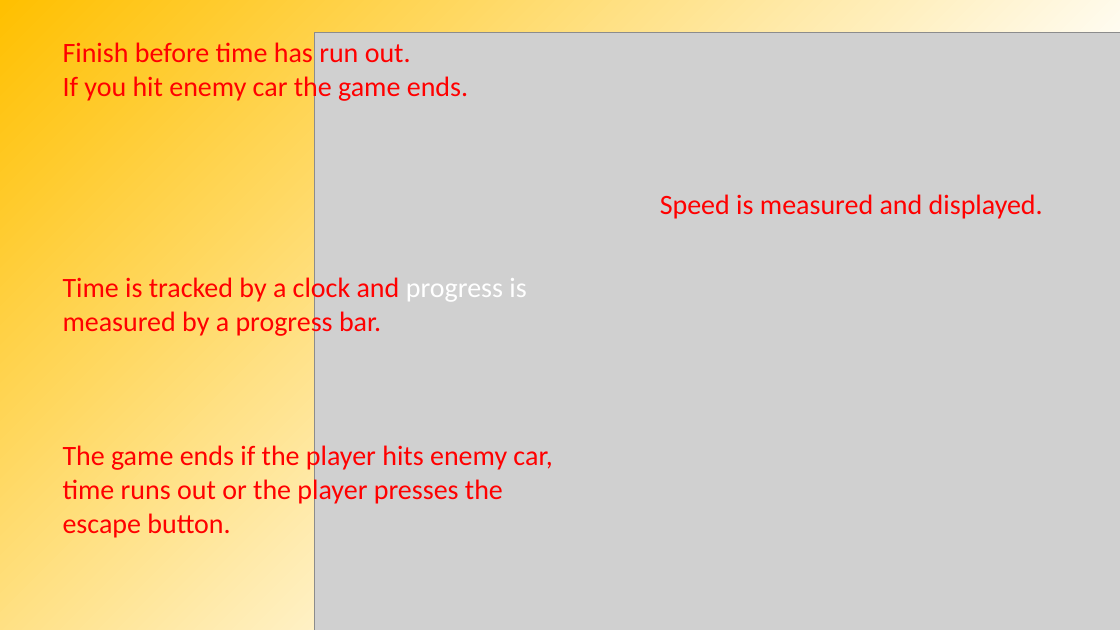
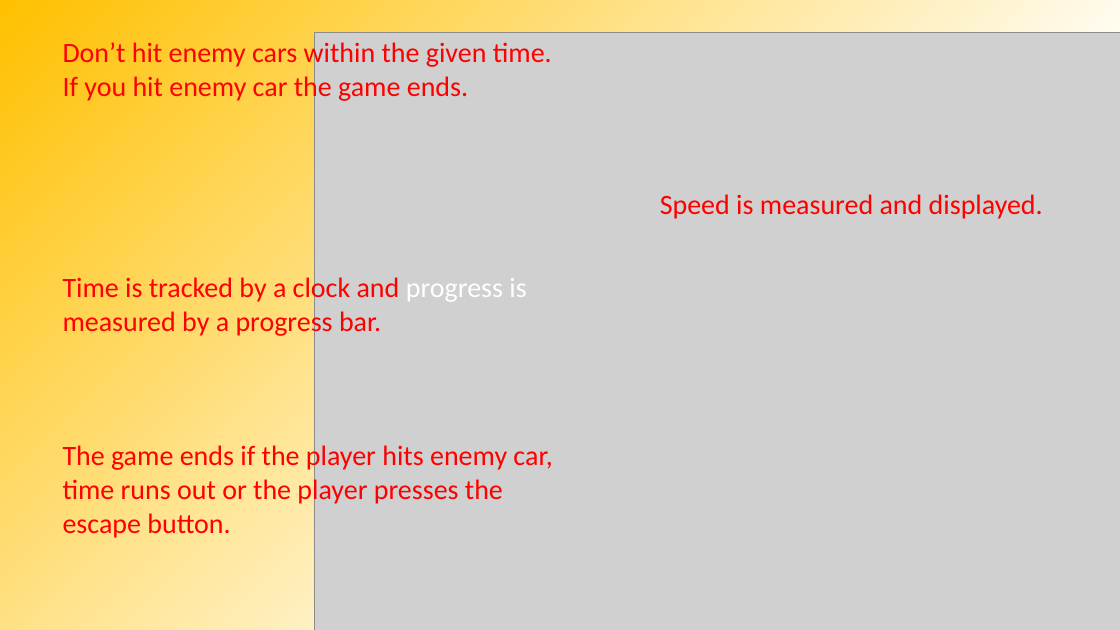
Before and after one commit to Monkey-Gland/JS-UI-and-DOM-Monkey-Gland, a slide deck: slide 3 of RoadFighter/JS UI & DOM TEAM WORK.pptx. Drawn at 1120x630 pixels with LibreOffice and Linux fonts; fonts in the diff are those of the drawing; grey boxes stand for pictures. Boxes give left, top, right and bottom in pixels: in the first picture for what was removed or moved away, otherwise in the second. Text is boxed around its words. In the diff, an @@ line names an element or a change of style, - is before the commit and + after.

Commit message:
updated presentation

```diff
--- a/RoadFighter/JS UI & DOM TEAM WORK.pptx
+++ b/RoadFighter/JS UI & DOM TEAM WORK.pptx
@@ text at (63, 39, 552, 69): text changed @@
-Finish before time has run out.
+Don’t hit enemy cars within the given time.
```
